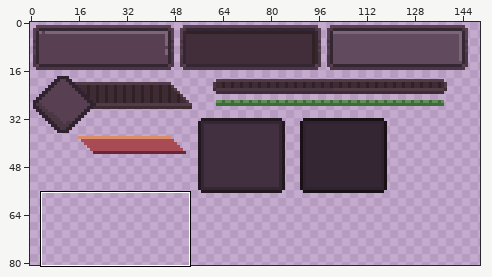
Pixel-art file: Assets/UI/UI.aseprite. The picture above shows the old version from afar; the outline marks the close-up.
Close-up. Old version:
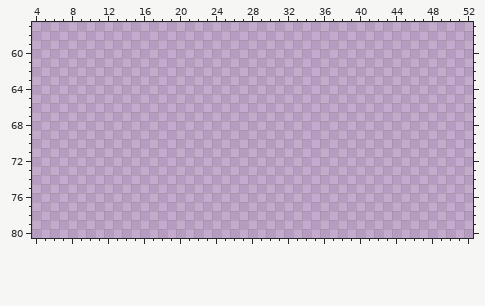
170x98 pixels, 1 frame. Colours within 5 levels of each other are drawn and written as one. Shown: x 4..52, y 57..80. The wide view leaves out empty margins.
Palette (. is transparent): 
Once edited:
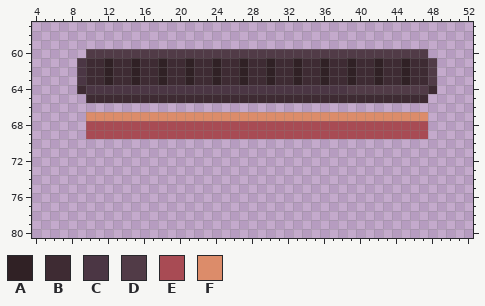
Colours new in this view: A #302125  B #3e2b33  C #4b3644  D #513b47  E #a84b54  F #dc8c6a
Change:
y 60: x 10..47 ...................................... -> DDDDDDDDDDDDDDDDDDDDDDDDDDDDDDDDDDDDDD
y 61..63: x 9..48 ........................................ -> CBBABBABBABBABBABBABBABBABBABBABBABBABBD
y 64: x 9..48 ........................................ -> BCCCCCCCCCCCCCCCCCCCCCCCCCCCCCDDDDDDDDDB
y 65: x 10..47 ...................................... -> BBBBBBBBBBBBBBBBBBBBBBBBBBBBBBBBBBBBBB
y 67: x 10..47 ...................................... -> FFFFFFFFFFFFFFFFFFFFFFFFFFFFFFFFFFFFFF
y 68..69: x 10..47 ...................................... -> EEEEEEEEEEEEEEEEEEEEEEEEEEEEEEEEEEEEEE
Boxes around the changes in both close-ups, in picture pixels (x1, y1, x2, y2):
added: (77, 49, 437, 139)
